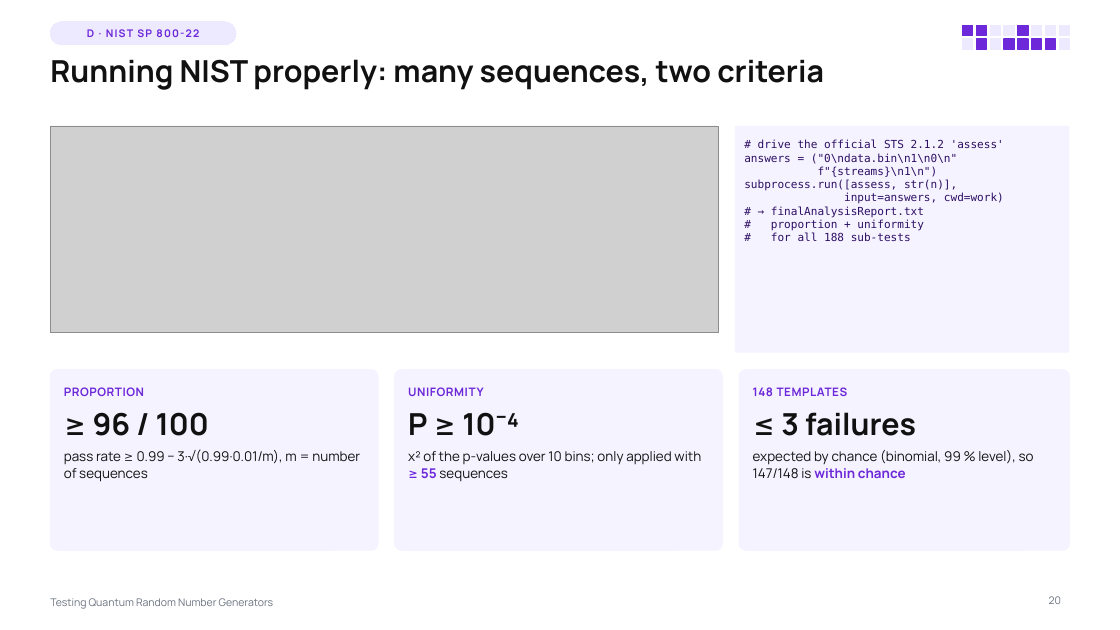
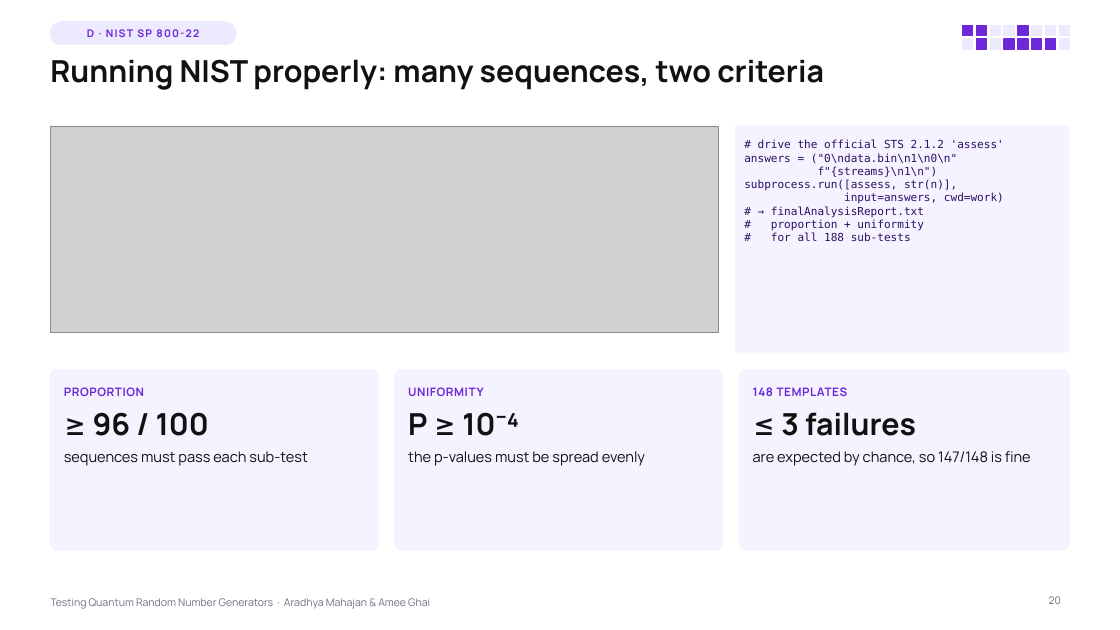
Before and after one commit to Aradhya2708/Quantum-RNG-Proj, a slide deck: slide 20 of presentation/QRNG_Testing_Lecture.pptx. Drawn at 1120x630 pixels with LibreOffice and Linux fonts; fonts in the diff are those of the drawing; grey boxes stand for pictures. Boxes give left, top, right and bottom in pixels: in the first picture for what was removed or moved away, otherwise in the second. Text is boxed around its words. In the diff, an @@ line names an element or a change of style, - is before the commit and + after.

```diff
--- a/presentation/QRNG_Testing_Lecture.pptx
+++ b/presentation/QRNG_Testing_Lecture.pptx
@@ text at bbox=[64, 451, 308, 466]: text changed; size 11.5 to 12.5 pt @@
-pass rate ≥ 0.99 − 3·√(0.99·0.01/m), m = number of sequences
+sequences must pass each sub-test
@@ text at bbox=[408, 451, 645, 466]: text changed; size 11.5 to 12.5 pt @@
-χ² of the p-values over 10 bins; only applied with ≥ 55 sequences
+the p-values must be spread evenly
@@ text at bbox=[753, 451, 1031, 466]: text changed; size 11.5 to 12.5 pt @@
-expected by chance (binomial, 99 % level), so 147/148 is within chance
+are expected by chance, so 147/148 is fine
@@ text at bbox=[50, 598, 430, 609]: text changed @@
-Testing Quantum Random Number Generators
+Testing Quantum Random Number Generators · Aradhya Mahajan & Amee Ghai
```
Also in this commit, not shown: 25 other slides changed, 3 slides added, 4 slides removed, 7 other files.
